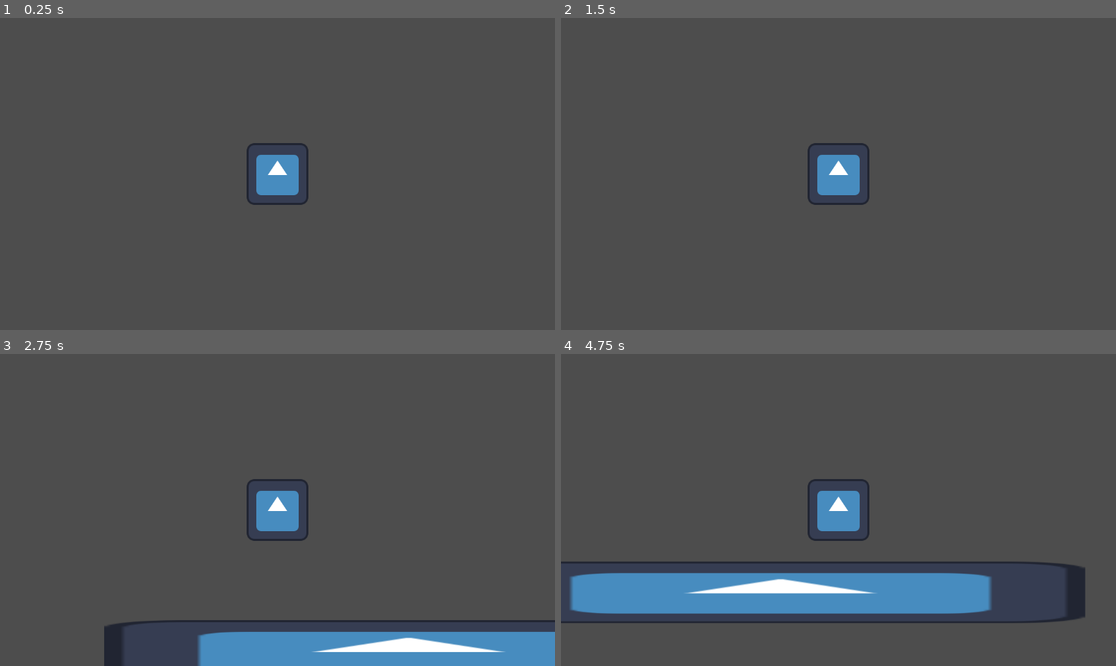
Above: before the commit, frames 1-4 (two rows, left to right).
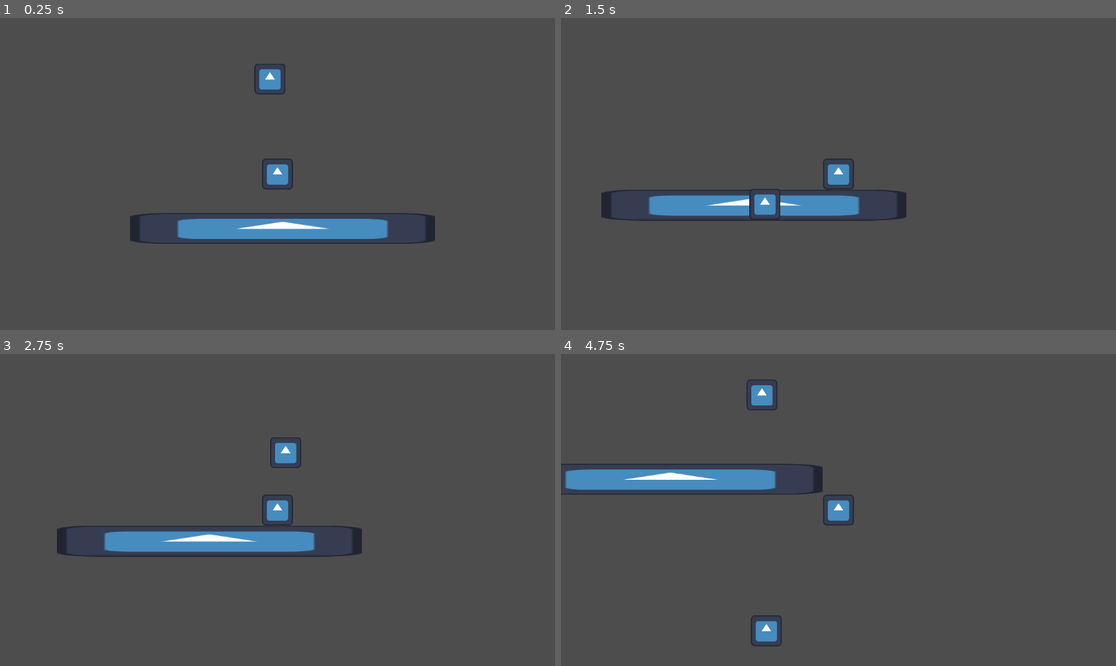
Above: after the commit, the same moments.

Repository: Jyeung05/The-Pen-Is-Greater
Game: Godot game, scene res://main.tscn
Same seed, same stepped clock (60 frames per second), same inputs: the game is played once before the commit and once after it. The engine's default icon, where the game draws it, is replaced by a stand-in: a white triangle on a blue panel in a dark square.
Inputs:
- Up to frame 1 (0.25 s): no input
- Up to frame 2 (1.5 s): hold D (right) from 0.53 s (still down); tap W (up) at 0.77 s
- Up to frame 3 (2.75 s): tap W (up) at 1.52 s; release D (right) at 2.03 s; hold A (left) from 2.03 s (still down)
- Up to frame 4 (4.75 s): release A (left) at 2.78 s; hold D (right) 2.78-4.28 s; tap W (up) at 3.02, 3.77, 4.52 s; hold A (left) from 4.28 s (still down)

The runs differ from the first frame. In frame 1, 4.6% of the frame differs, in the area x 23-79%, y 14-73%; in frame 2, 4.3%; in frame 3, 13%; in frame 4, 16%, in the area x 0-95%, y 8-94%.

Commit message:
basic asteroid spawning

Diff:
--- /dev/null
+++ b/Space Objects/Asteroid.tscn
@@ -0,0 +1,23 @@
+[gd_scene load_steps=5 format=3 uid="uid://d25cvf64hremf"]
+
+[ext_resource type="PackedScene" uid="uid://dg2oyiqv2awpr" path="res://Space Objects/spaceObjectBaseHitbox.tscn" id="1_t64kd"]
+[ext_resource type="Script" uid="uid://difwdcjpybvvf" path="res://Space Objects/asteroid.gd" id="1_yepak"]
+[ext_resource type="PackedScene" uid="uid://b2082o4ob4l7v" path="res://Space Objects/spaceObjectBaseHurtbox.tscn" id="2_tr4pj"]
+[ext_resource type="Texture2D" uid="uid://5unq7wene3yn" path="res://icon.svg" id="3_uco3d"]
+
+[node name="Asteroid" type="Node2D"]
+script = ExtResource("1_yepak")
+
+[node name="spaceObjectBaseHitbox" parent="." instance=ExtResource("1_t64kd")]
+collision_layer = 0
+collision_mask = 0
+
+[node name="SpaceObjectBaseHurtbox" parent="." instance=ExtResource("2_tr4pj")]
+collision_layer = 0
+collision_mask = 0
+
+[node name="Sprite2D" type="Sprite2D" parent="."]
+texture = ExtResource("3_uco3d")
+
+[editable path="spaceObjectBaseHitbox"]
+[editable path="SpaceObjectBaseHurtbox"]
--- /dev/null
+++ b/Space Objects/asteroid.gd
@@ -0,0 +1,8 @@
+extends Node2D
+class_name Asteroid
+
+@export var speed: float = 500.0 # Player movement speed
+var dir: Vector2 = Vector2.RIGHT
+
+func _physics_process(delta: float) -> void:
+	position += dir * speed * delta
--- /dev/null
+++ b/Space Objects/spaceObjectBaseHitbox.tscn
@@ -0,0 +1,8 @@
+[gd_scene load_steps=2 format=3 uid="uid://dg2oyiqv2awpr"]
+
+[ext_resource type="Script" uid="uid://c1l0kxmqpu6wv" path="res://Space Objects/space_object_base_hitbox.gd" id="1_j4lx7"]
+
+[node name="spaceObjectBaseHitbox" type="Area2D"]
+script = ExtResource("1_j4lx7")
+
+[node name="CollisionShape2D" type="CollisionShape2D" parent="."]
--- /dev/null
+++ b/Space Objects/spaceObjectBaseHurtbox.tscn
@@ -0,0 +1,10 @@
+[gd_scene load_steps=2 format=3 uid="uid://b2082o4ob4l7v"]
+
+[ext_resource type="Script" uid="uid://cpja6uhxhk2x2" path="res://Space Objects/space_object_base_hurtbox.gd" id="1_ryf0f"]
+
+[node name="SpaceObjectBaseHurtbox" type="Area2D"]
+script = ExtResource("1_ryf0f")
+
+[node name="CollisionShape2D" type="CollisionShape2D" parent="."]
+
+[connection signal="body_entered" from="." to="." method="_on_body_entered"]
--- /dev/null
+++ b/Space Objects/space_object_base_hitbox.gd
@@ -0,0 +1,3 @@
+extends Area2D
+
+@export var damageToDeal: float = 0.0
--- /dev/null
+++ b/Space Objects/space_object_base_hurtbox.gd
@@ -0,0 +1,9 @@
+extends Area2D
+
+
+func _on_body_entered(body: Node2D) -> void:
+	die()
+
+
+func die():
+	queue_free()
--- a/World/World.tscn
+++ b/World/World.tscn
@@ -10,6 +10,7 @@
 script = ExtResource("1_y6flb")
 
 [node name="Area2D" type="RigidBody2D" parent="."]
+gravity_scale = 0.0
 
 [node name="CollisionShape2D" type="CollisionShape2D" parent="Area2D"]
 position = Vector2(576, 647)
--- /dev/null
+++ b/global_stats.gd
@@ -0,0 +1,6 @@
+extends Node
+
+@export var health: float = 0.0
+@export var money: int = 0
+
+enum penColor {red, blue, green}
--- /dev/null
+++ b/main.gd
@@ -0,0 +1,19 @@
+extends Node2D
+
+var rng = RandomNumberGenerator.new()
+var currentAsteroid
+@onready var asteroidScene: PackedScene = preload("res://Space Objects/Asteroid.tscn")
+
+func _ready() -> void:
+	rng.randomize()
+	currentAsteroid = asteroidScene
+	spawnAsteroids()
+
+func spawnAsteroids():
+	while true:
+		var asteroid := asteroidScene.instantiate() as Asteroid
+		asteroid.global_position = Vector2(rng.randf_range(0.0, 1250.0), rng.randf_range(-250.0, 0.0))
+		var spread = deg_to_rad(20.0)
+		asteroid.dir = Vector2.DOWN.rotated(rng.randf_range(-spread, spread))
+		add_child(asteroid)
+		await get_tree().create_timer(2).timeout
--- a/main.tscn
+++ b/main.tscn
@@ -1,10 +1,14 @@
-[gd_scene load_steps=3 format=3 uid="uid://c4co1nimq33tj"]
+[gd_scene load_steps=4 format=3 uid="uid://c4co1nimq33tj"]
 
 [ext_resource type="PackedScene" uid="uid://jmylugx6rska" path="res://World/World.tscn" id="1_0xm2m"]
+[ext_resource type="Script" uid="uid://cfv4oong4e0e5" path="res://main.gd" id="1_h2yge"]
 [ext_resource type="PackedScene" uid="uid://ef2ldddriabe" path="res://player/player.tscn" id="2_h2yge"]
 
 [node name="Main" type="Node2D"]
+script = ExtResource("1_h2yge")
 
 [node name="World" parent="." instance=ExtResource("1_0xm2m")]
+position = Vector2(10, 29)
 
 [node name="Player" parent="." instance=ExtResource("2_h2yge")]
+position = Vector2(565, 420)
--- a/player/player.tscn
+++ b/player/player.tscn
@@ -14,6 +14,7 @@
 texture = ExtResource("2_rkbax")
 
 [node name="Camera2D" type="Camera2D" parent="."]
+zoom = Vector2(0.5, 0.5)
 
 [node name="CollisionShape2D" type="CollisionShape2D" parent="."]
 shape = SubResource("RectangleShape2D_g1dw6")
--- a/project.godot
+++ b/project.godot
@@ -14,6 +14,10 @@
 run/main_scene="uid://c4co1nimq33tj"
 config/features=PackedStringArray("4.4", "Mobile")
 config/icon="res://icon.svg"
+
+[autoload]
+
+GlobalStats="*res://global_stats.gd"
 
 [dotnet]
 
Not shown, added: Space Objects/asteroid.gd.uid
Not shown, added: Space Objects/space_object_base_hitbox.gd.uid
Not shown, added: Space Objects/space_object_base_hurtbox.gd.uid
Not shown, added: global_stats.gd.uid
Not shown, added: main.gd.uid
